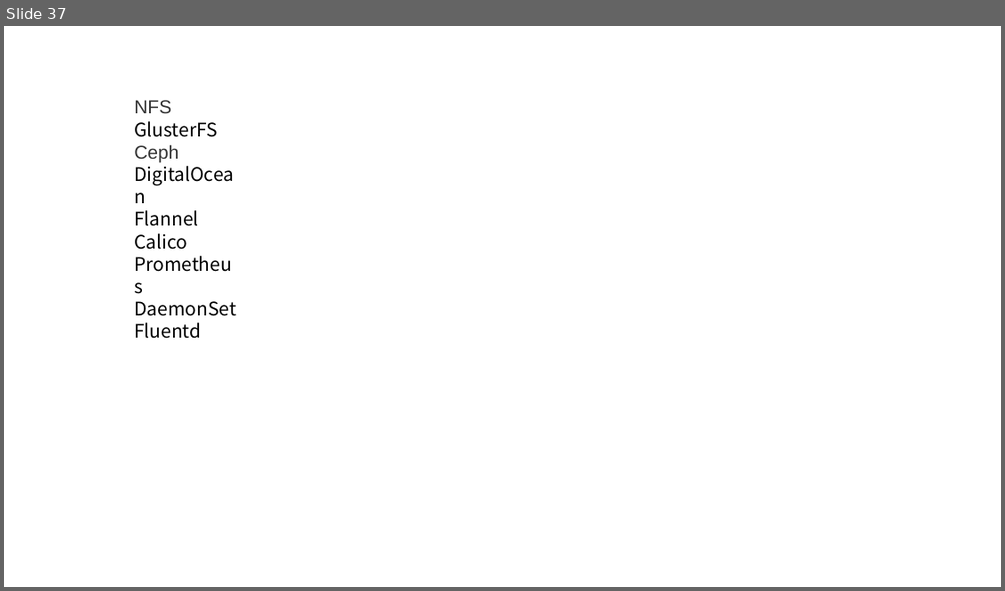
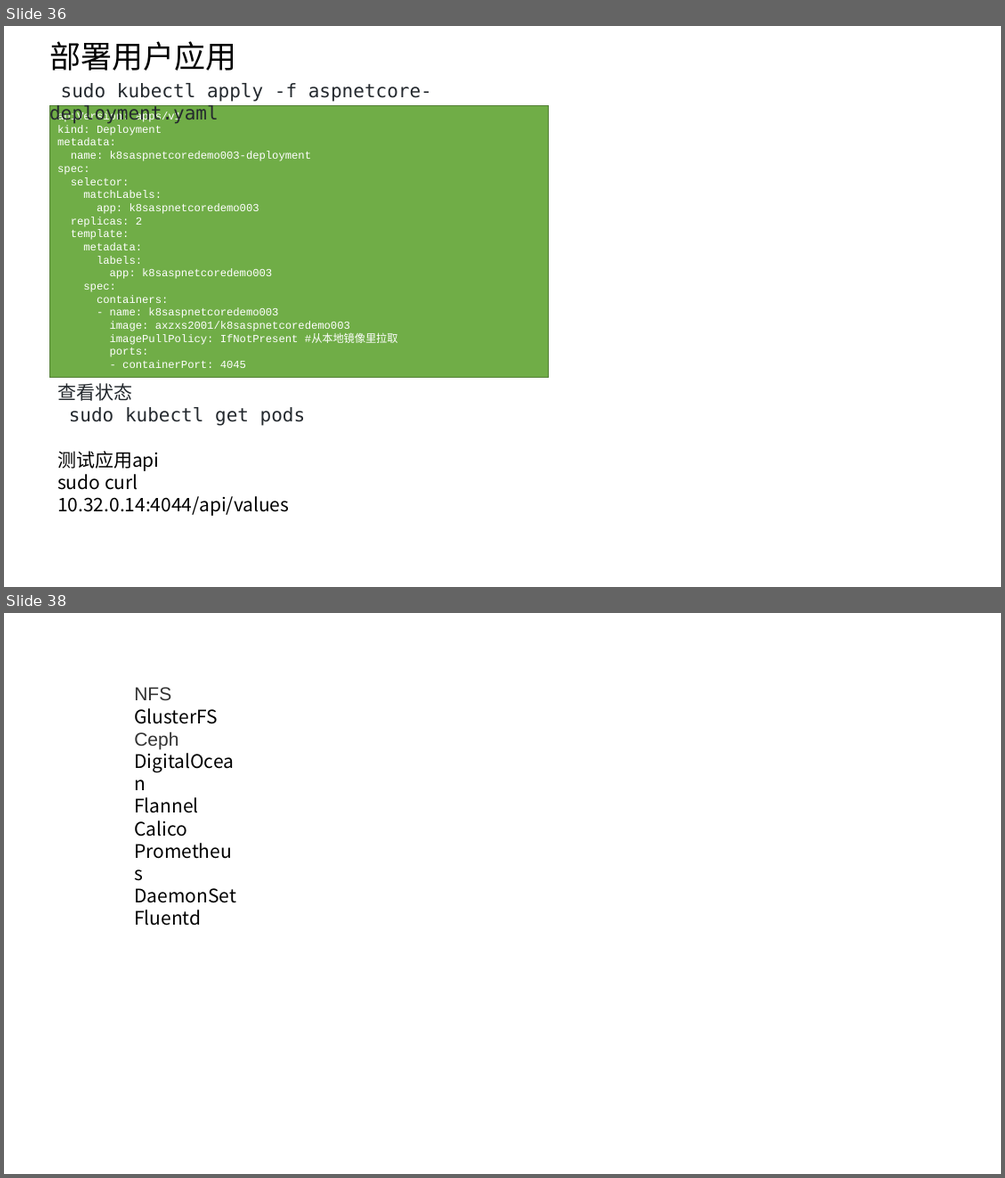
Before and after one commit to axzxs2001/Asp.NetCoreExperiment, a slide deck: Asp.NetCoreExperiment/kubernetes/kubernetes.pptx. Shown one above the other, each under a label of ours: slide 37 before the commit, slides 36 and 38 after it; the slides between them are not shown. The pictures are 1005x591 and 1005x1178 pixels, drawn with LibreOffice and Linux fonts; fonts in the diff are those of the drawing. Boxes give left, top, right and bottom in pixels: in the first picture for what was removed or moved away, otherwise in the second. Text is boxed around its words. In the diff, an @@ line names an element or a change of style, - is before the commit and + after.

```diff
--- a/Asp.NetCoreExperiment/kubernetes/kubernetes.pptx
+++ b/Asp.NetCoreExperiment/kubernetes/kubernetes.pptx
@@ slide 36 added at (4, 26, 1001, 587), background #FFFFFF @@
@@ text added at (49, 41, 236, 70), 30 pt, text #000000 @@
+部署用户应用
@@ text added at (49, 83, 432, 124), 18 pt, text #24292E @@
+sudo kubectl apply -f aspnetcore-deployment.yaml
@@ rectangle added at (50, 105, 550, 378), fill #70AD47, outline #538035 1 pt, 10.5 pt, text #FFFFFF @@
+apiVersion: apps/v1
+kind: Deployment
+metadata:
+name: k8saspnetcoredemo003-deployment
+spec:
+selector:
+matchLabels:
+app: k8saspnetcoredemo003
+replicas: 2
+template:
+metadata:
+labels:
+app: k8saspnetcoredemo003
+spec:
+containers:
+- name: k8saspnetcoredemo003
+image: axzxs2001/k8saspnetcoredemo003
+imagePullPolicy: IfNotPresent #从本地镜像里拉取
+ports:
+- containerPort: 4045
@@ text added at (57, 383, 306, 516), 18 pt, text #000000 @@
+查看状态
+sudo kubectl get pods
+测试应用api
+sudo curl 10.32.0.14:4044/api/values
@@ what was slide 37 is now slide 38 @@
```
Also in this commit, not shown: 3 other slides added, 3 slides removed, 9 other files.
